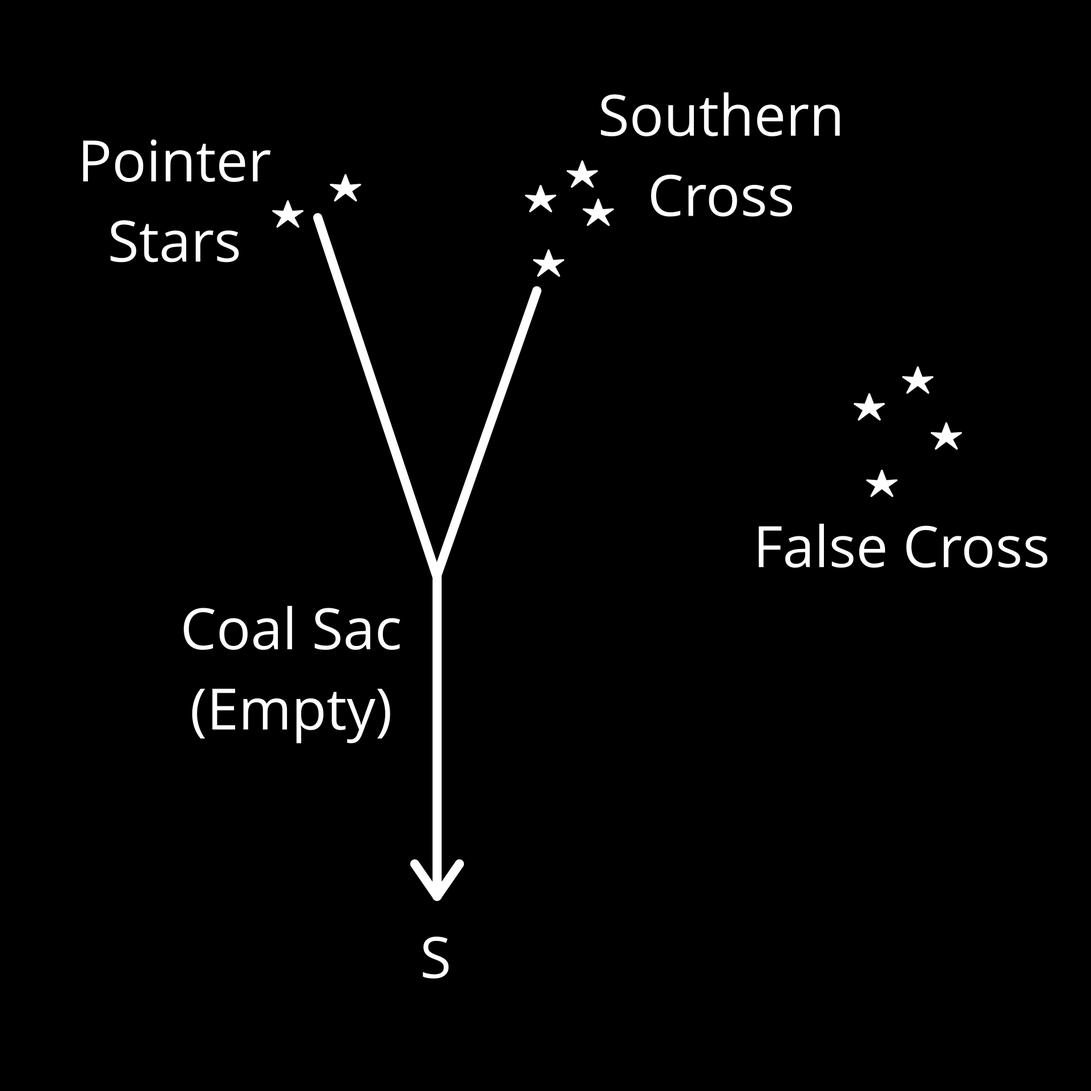
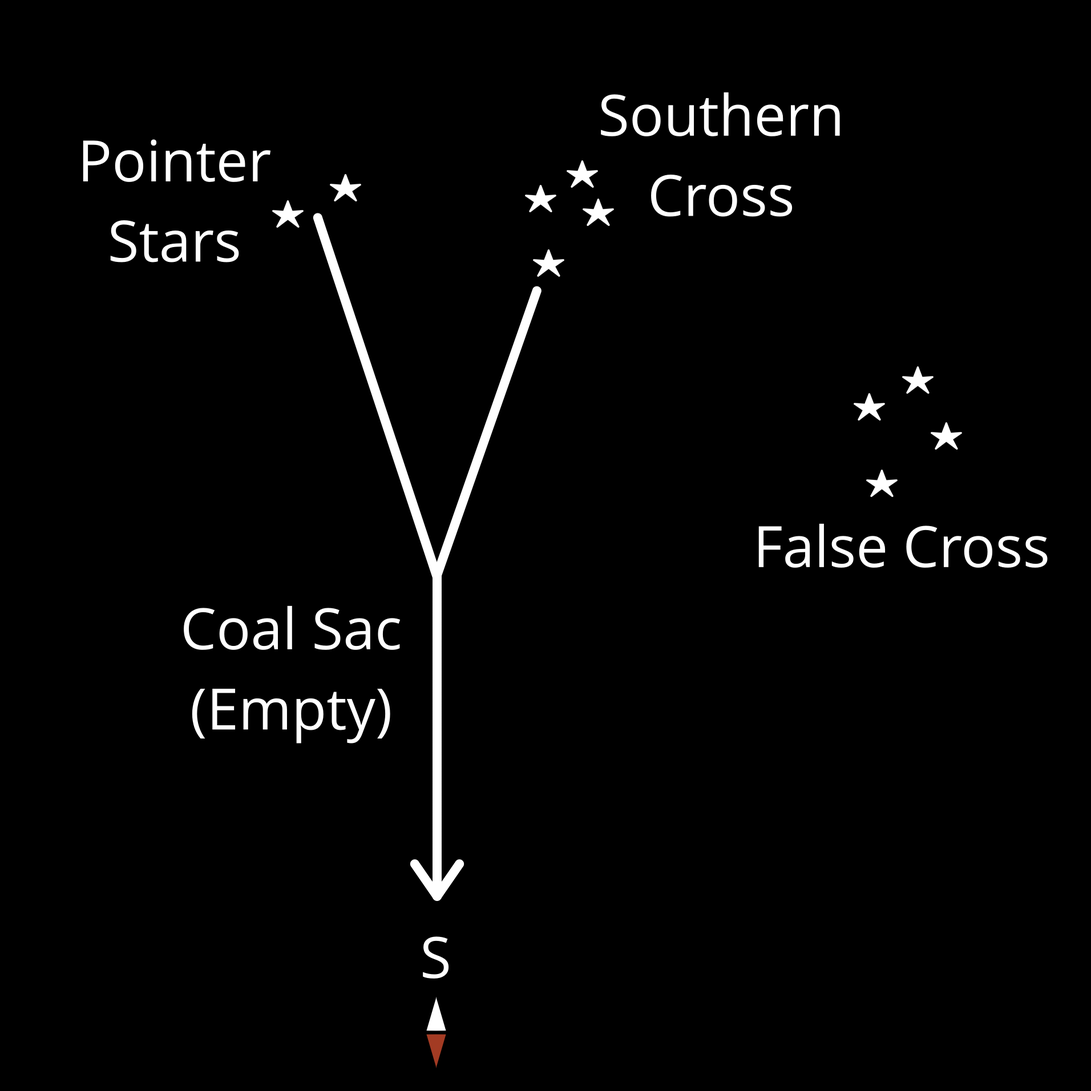
Revision of a layered 1091 × 1091 image; what changed, layer by layer:
added group "Compass" with 2 layers above "Background" over <box>426,997,447,1069</box>
added layer "Line art" in group "Compass" over <box>426,997,447,1069</box>
added layer "Color" in group "Compass" over <box>426,997,447,1069</box>
painted on "Background" over <box>426,997,447,1069</box>
